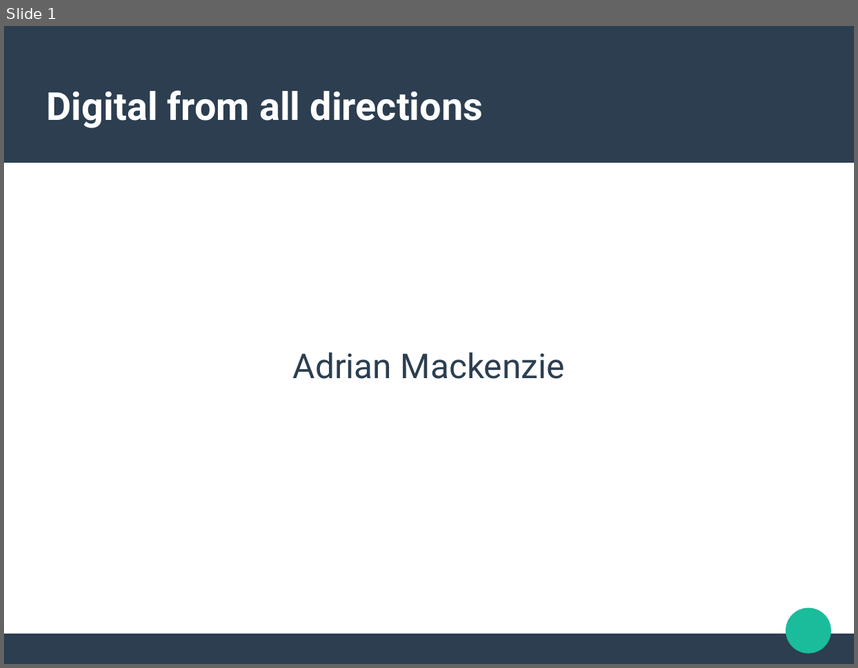
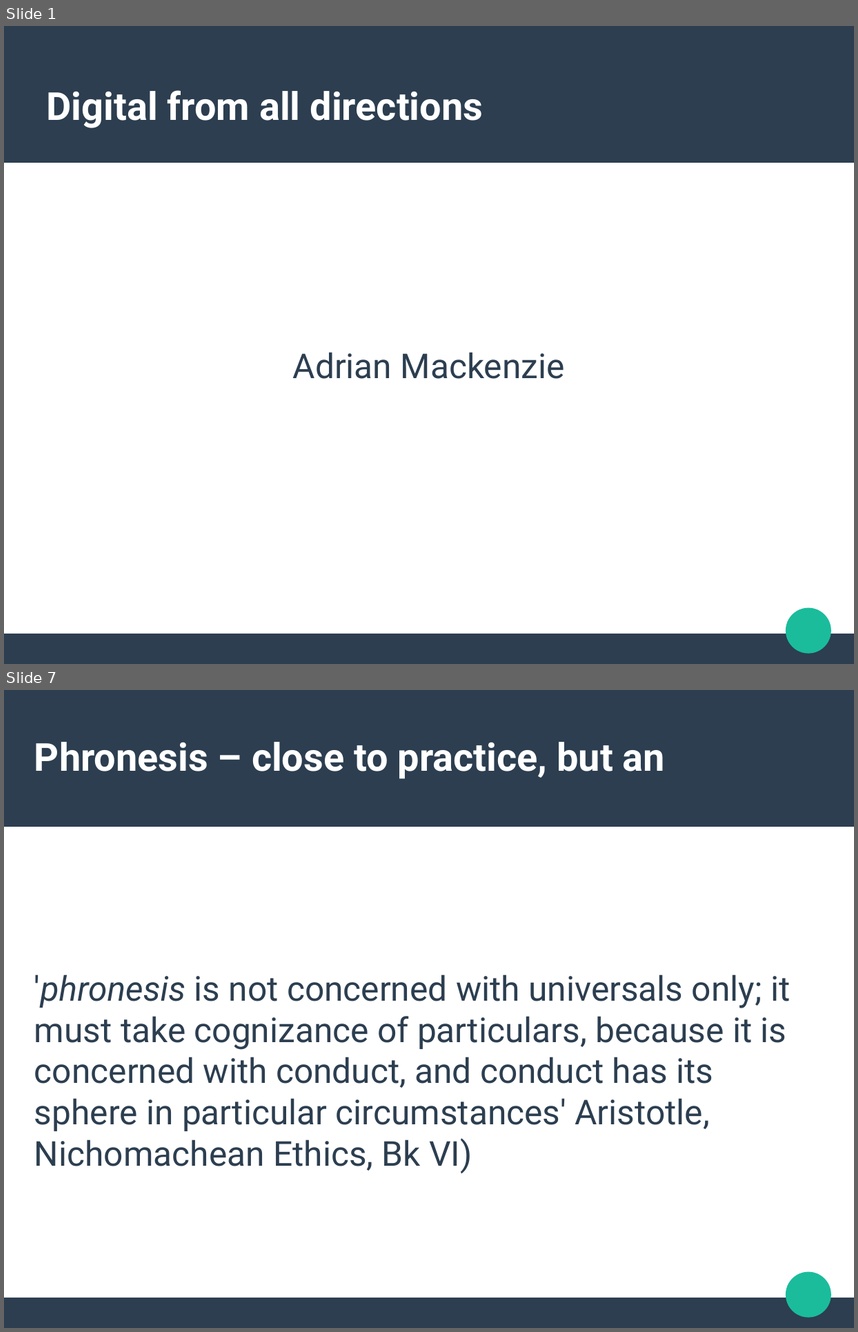
Before and after one commit to rian39/digital_ethics, a slide deck: digital_ethics_slides.odp. Shown one above the other, each under a label of ours: slide 1 before the commit, slides 1 and 7 after it; the slides between them are not shown. The pictures are 858x668 and 858x1332 pixels, drawn with LibreOffice and Linux fonts; fonts in the diff are those of the drawing. Boxes give left, top, right and bottom in pixels: in the first picture for what was removed or moved away, otherwise in the second. Text is boxed around its words. In the diff, an @@ line names an element or a change of style, - is before the commit and + after.

Commit message:
adding aristotle

```diff
--- a/digital_ethics_slides.odp
+++ b/digital_ethics_slides.odp
@@ slide 7 added at (x1=4, y1=690, x2=854, y2=1328), background #FFFFFF; not listed: 3 template elements that a slide beside it also shows @@
@@ title added at (x1=34, y1=742, x2=665, y2=779), 36 pt, text #FFFFFF, bold @@
+Phronesis – close to practice, but an
@@ subtitle added at (x1=34, y1=974, x2=790, y2=1173), 32 pt, text #2C3E50 @@
+'phronesis is not concerned with universals only; it must take cognizance of particulars, because it is concerned with conduct, and conduct has its sphere in particular circumstances' Aristotle, Nichomachean Ethics, Bk VI)
```
Also in this commit, not shown: 7 slides changed, 1 other slide added, 1 other file.
